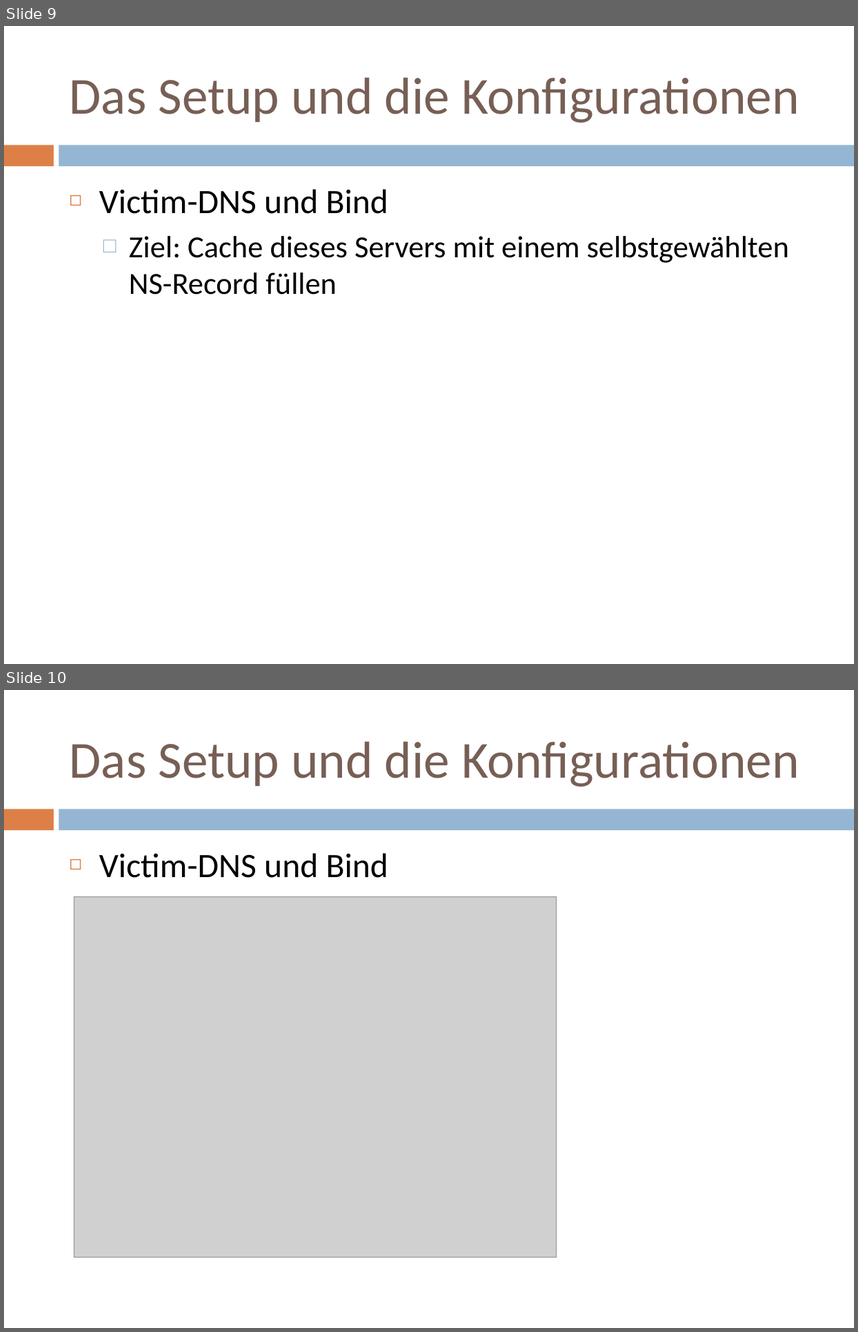
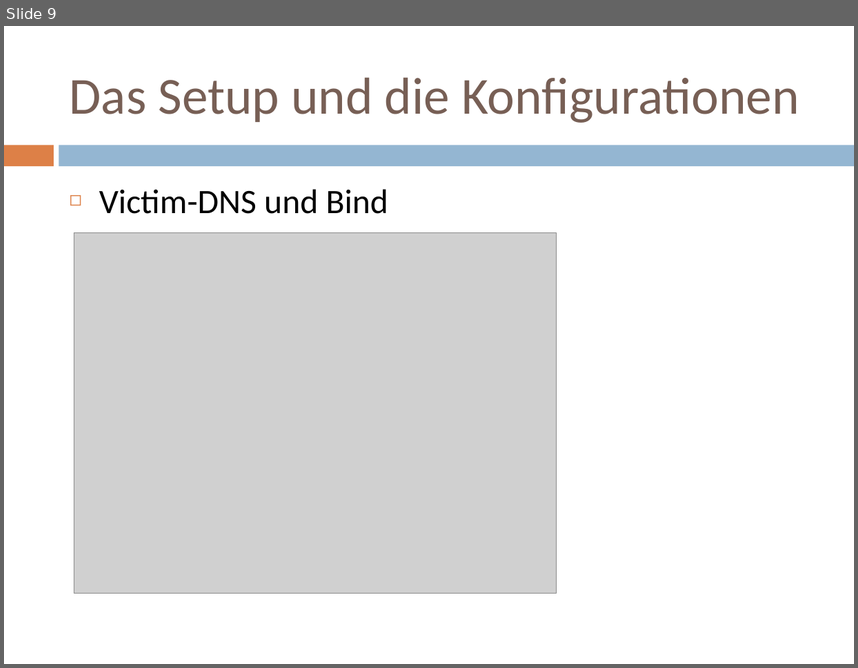
Before and after one commit to doctordebug/Hackerpraktikum, a slide deck: Präsentationen/PT3.pptx. Shown one above the other, each under a label of ours: slides 9 and 10 before the commit, slide 9 after it. The pictures are 858x1332 and 858x668 pixels, drawn with LibreOffice and Linux fonts; fonts in the diff are those of the drawing; grey boxes stand for pictures. Boxes give left, top, right and bottom in pixels: in the first picture for what was removed or moved away, otherwise in the second. Text is boxed around its words. In the diff, an @@ line names an element or a change of style, - is before the commit and + after.

```diff
--- a/Präsentationen/PT3.pptx
+++ b/Präsentationen/PT3.pptx
@@ slide 9 removed at <box>4,26,854,664</box>, background #FFFFFF; not listed: 2 template elements that a slide beside it also shows @@
@@ title removed at <box>70,77,799,123</box> @@
-Das Setup und die Konfigurationen
@@ text removed at <box>99,189,789,294</box> @@
-◻ Victim-DNS und Bind
-  □ Ziel: Cache dieses Servers mit einem selbstgewählten NS-Record füllen
@@ what was slide 10 is now slide 9 @@
```
Also in this commit, not shown: 1 slide changed, 1 slide added, 3 other files.
